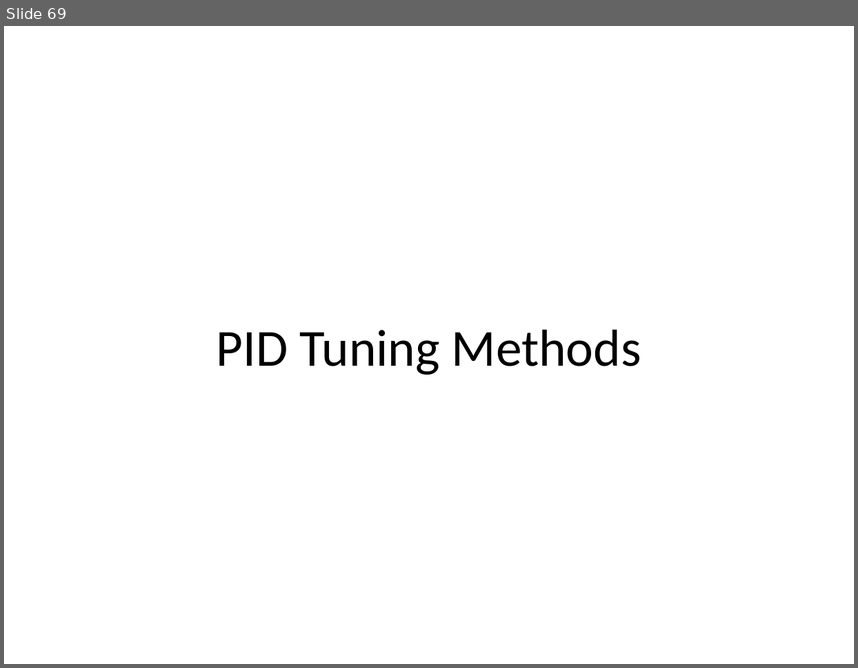
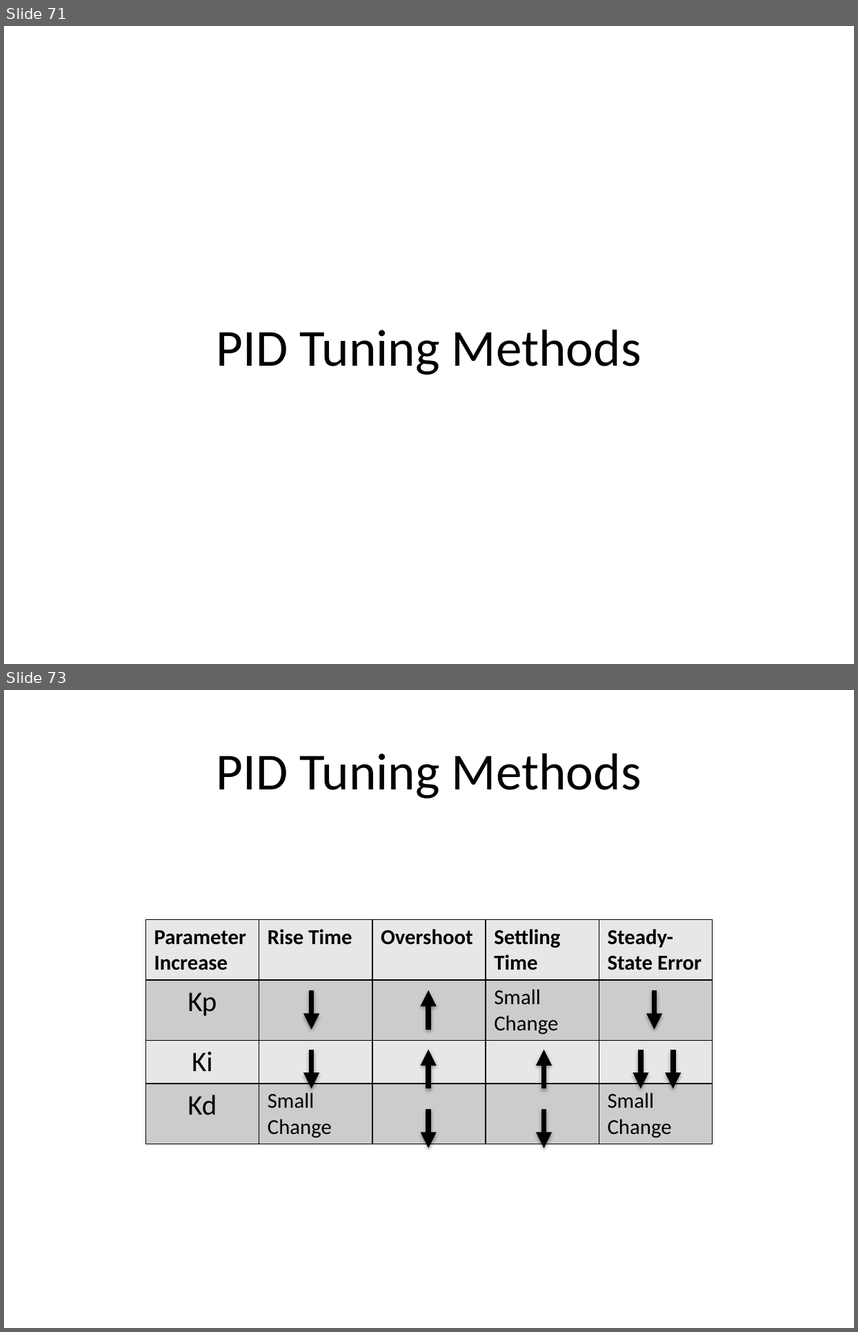
Before and after one commit to arkorobotics/PID, a slide deck: Documents/PID.pptx. Shown one above the other, each under a label of ours: slide 69 before the commit, slides 71 and 73 after it; the slides between them are not shown. The pictures are 858x668 and 858x1332 pixels, drawn with LibreOffice and Linux fonts; fonts in the diff are those of the drawing. Boxes give left, top, right and bottom in pixels: in the first picture for what was removed or moved away, otherwise in the second. Text is boxed around its words. In the diff, an @@ line names an element or a change of style, - is before the commit and + after.

```diff
--- a/Documents/PID.pptx
+++ b/Documents/PID.pptx
@@ slide 73 added at [4,690,854,1328], background #FFFFFF @@
@@ title added at [216,753,642,798], 44 pt, text #000000 @@
+PID Tuning Methods
@@ table added at [146,920,711,1158], 4 rows, 5 columns @@
+Parameter Increase | Rise Time | Overshoot | Settling Time | Steady-State Error
+Kp |  |  | Small Change | 
+Ki |  |  |  | 
+Kd | Small Change |  |  | Small Change
@@ arrow added from (312, 990) to (312, 1029), #000000 4.5 pt @@
@@ arrow added from (428, 1029) to (428, 990), #000000 4.5 pt @@
@@ arrow added from (654, 990) to (654, 1029), #000000 4.5 pt @@
@@ arrow added from (312, 1049) to (312, 1089), #000000 4.5 pt @@
@@ arrow added from (428, 1089) to (428, 1049), #000000 4.5 pt @@
@@ arrow added from (544, 1089) to (544, 1049), #000000 4.5 pt @@
@@ arrow added from (641, 1049) to (641, 1089), #000000 4.5 pt @@
@@ arrow added from (673, 1049) to (673, 1089), #000000 4.5 pt @@
@@ arrow added from (428, 1109) to (428, 1148), #000000 4.5 pt @@
@@ arrow added from (544, 1109) to (544, 1148), #000000 4.5 pt @@
@@ what was slide 69 is now slide 71 @@
```
Also in this commit, not shown: 6 other slides added, 2 slides removed.
